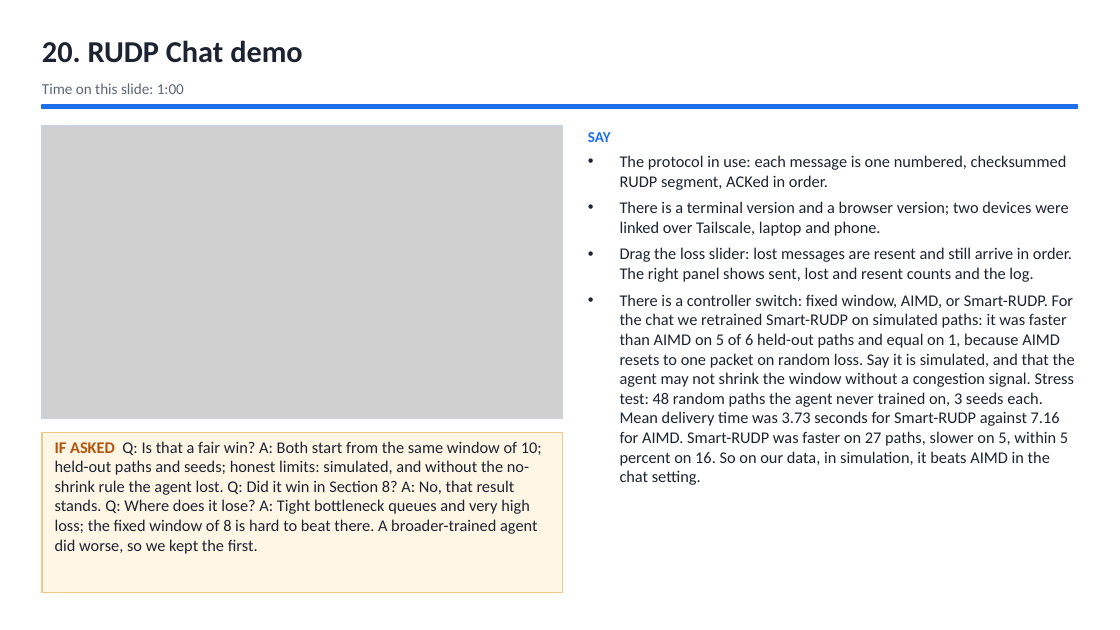
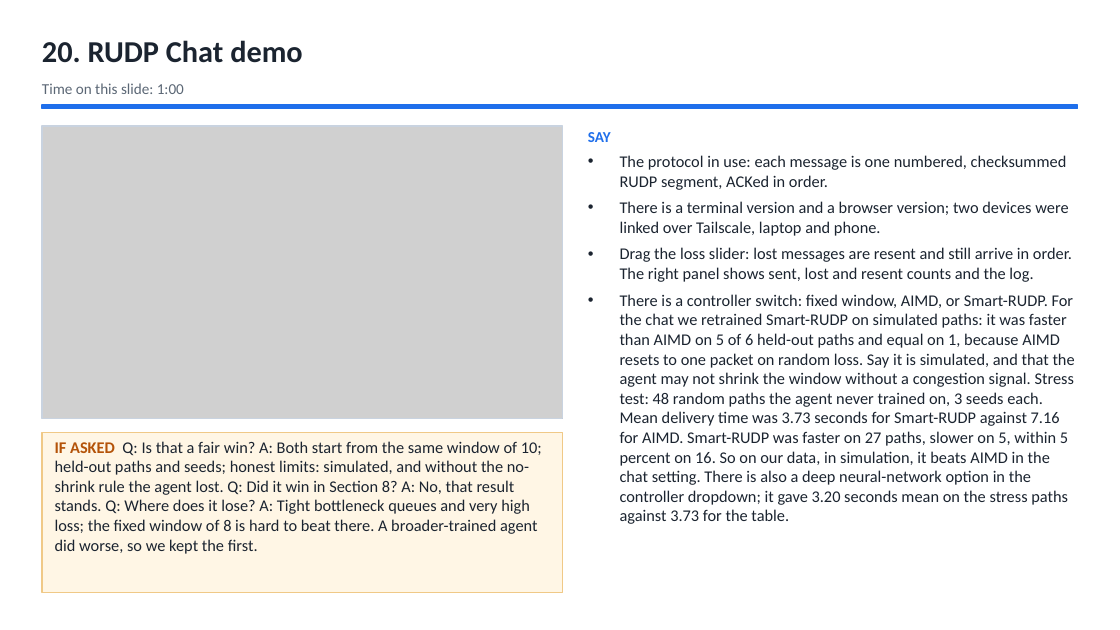
Before and after one commit to Capsturrrr/rudp, a slide deck: slide 22 of docs/RUDP_Host_Guide.pptx. Drawn at 1120x630 pixels with LibreOffice and Linux fonts; fonts in the diff are those of the drawing; grey boxes stand for pictures. Boxes give left, top, right and bottom in pixels: in the first picture for what was removed or moved away, otherwise in the second. Text is boxed around its words. In the diff, an @@ line names an element or a change of style, - is before the commit and + after.

```diff
--- a/docs/RUDP_Host_Guide.pptx
+++ b/docs/RUDP_Host_Guide.pptx
@@ text at box(620, 294, 1075, 524): text changed @@
-• There is a controller switch: fixed window, AIMD, or Smart-RUDP. For the chat we retrained Smart-RUDP on simulated paths: it was faster than AIMD on 5 of 6 held-out paths and equal on 1, because AIMD resets to one packet on random loss. Say it is simulated, and that the agent may not shrink the window without a congestion signal. Stress test: 48 random paths the agent never trained on, 3 seeds each. Mean delivery time was 3.73 seconds for Smart-RUDP against 7.16 for AIMD. Smart-RUDP was faster on 27 paths, slower on 5, within 5 percent on 16. So on our data, in simulation, it beats AIMD in the chat setting.
+• There is a controller switch: fixed window, AIMD, or Smart-RUDP. For the chat we retrained Smart-RUDP on simulated paths: it was faster than AIMD on 5 of 6 held-out paths and equal on 1, because AIMD resets to one packet on random loss. Say it is simulated, and that the agent may not shrink the window without a congestion signal. Stress test: 48 random paths the agent never trained on, 3 seeds each. Mean delivery time was 3.73 seconds for Smart-RUDP against 7.16 for AIMD. Smart-RUDP was faster on 27 paths, slower on 5, within 5 percent on 16. So on our data, in simulation, it beats AIMD in the chat setting. There is also a deep neural-network option in the controller dropdown; it gave 3.20 seconds mean on the stress paths against 3.73 for the table.
```
Also in this commit, not shown: 2 other slides changed, 19 other files.
